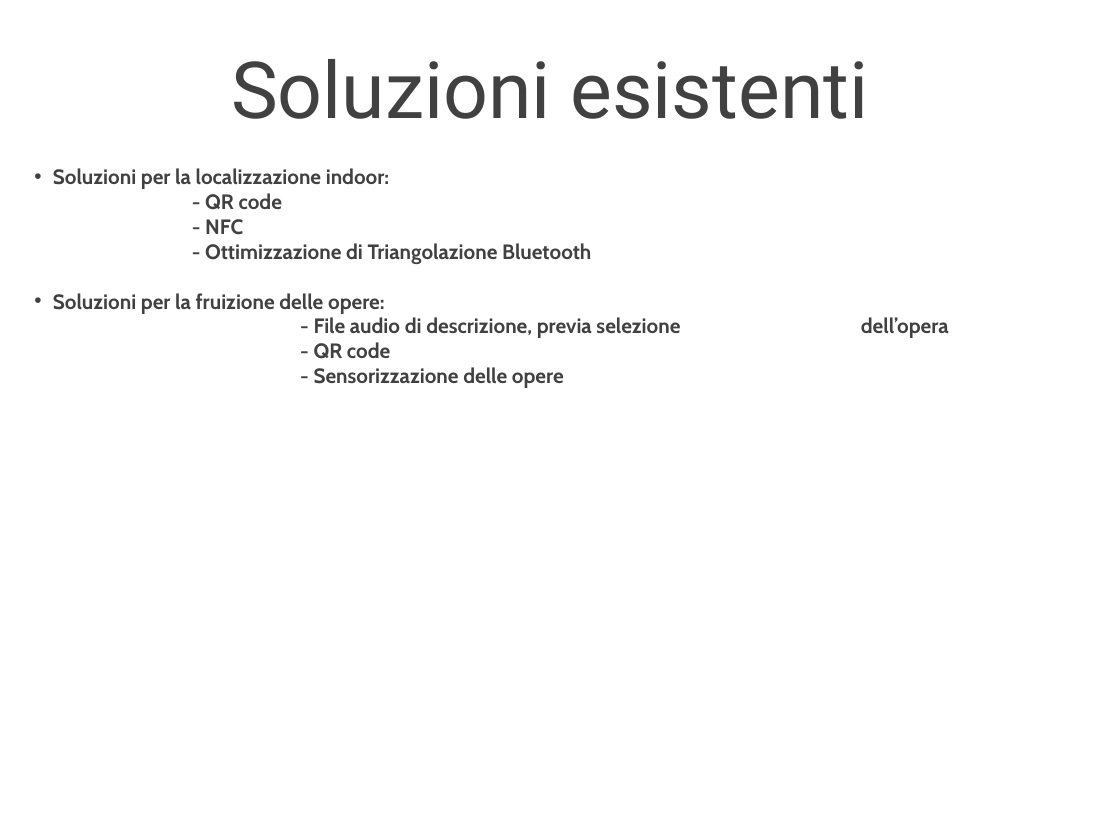
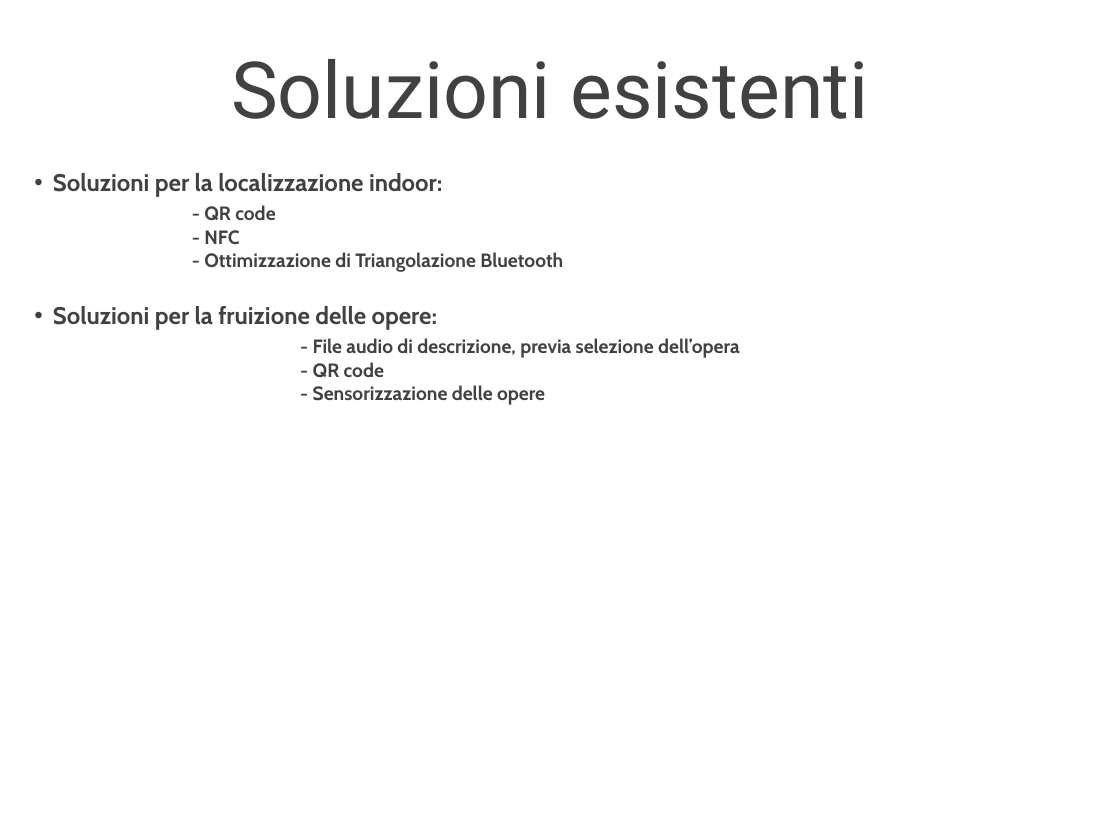
Before and after one commit to delchiaro/beaconav, a slide deck: slide 5 of documentation/presentazione.ppt. Drawn at 1120x840 pixels with LibreOffice and Linux fonts; fonts in the diff are those of the drawing; background and template pictures are left out. Boxes give left, top, right and bottom in pixels: in the first picture for what was removed or moved away, otherwise in the second. Text is boxed around its words. In the diff, an @@ line names an element or a change of style, - is before the commit and + after.

```diff
--- a/documentation/presentazione.ppt
+++ b/documentation/presentazione.ppt
@@ text "Soluzioni per la localizzazione indoor: ..." at <box>53,173,740,405</box>: size 19 to 22 pt in "Soluzioni per la localizzazione indoor:", "Soluzioni per la fruizione delle opere:"; size 19 to 17.6 pt in "- QR code - NFC - Ottimizzazione ...", "- File audio di descrizione, previa selezione ...", "- QR code", "- Sensorizzazione delle opere" @@
```
Also in this commit, not shown: 4 other slides changed, 2 slides added, 2 slides removed.
